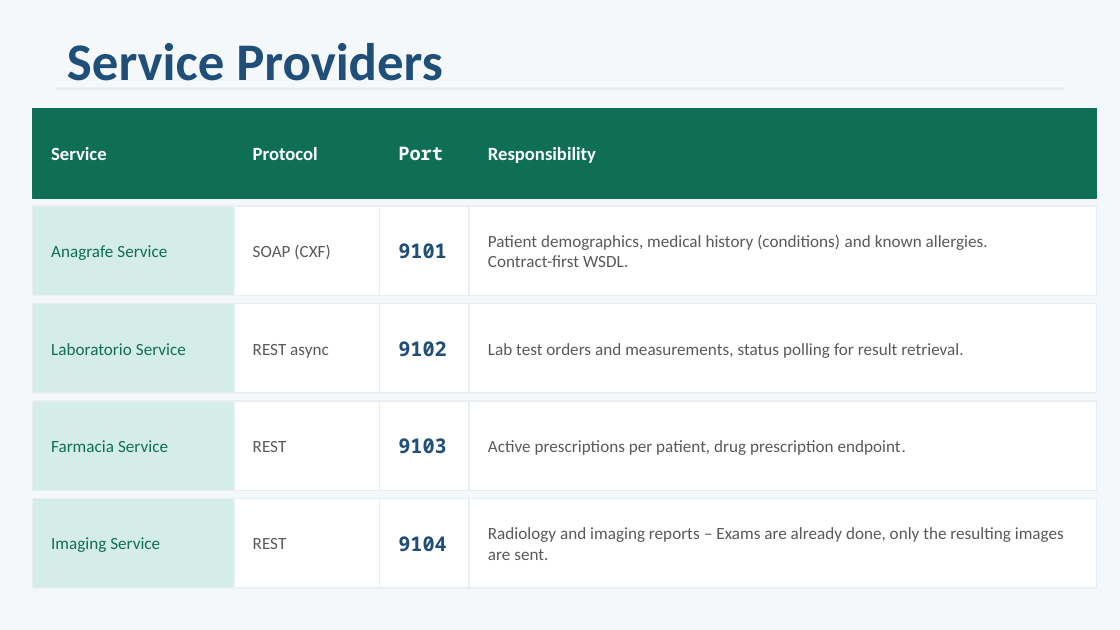
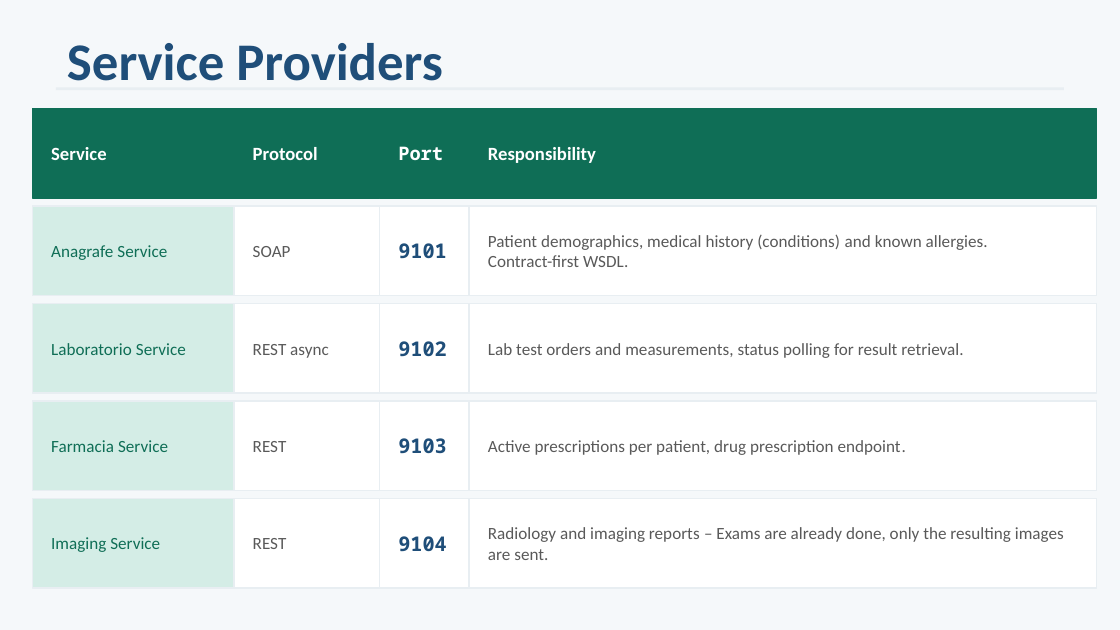
Before and after one commit to ediscota/Healthsoa, a slide deck: slide 8 of docs/HealthSOA_Presentation.pptx. Drawn at 1120x630 pixels with LibreOffice and Linux fonts; fonts in the diff are those of the drawing. Boxes give left, top, right and bottom in pixels: in the first picture for what was removed or moved away, otherwise in the second. Text is boxed around its words. In the diff, an @@ line names an element or a change of style, - is before the commit and + after.

```diff
--- a/docs/HealthSOA_Presentation.pptx
+++ b/docs/HealthSOA_Presentation.pptx
@@ text at (253, 246, 291, 257): text changed @@
-SOAP (CXF)
+SOAP
```
Also in this commit, not shown: 1 other slide changed.
